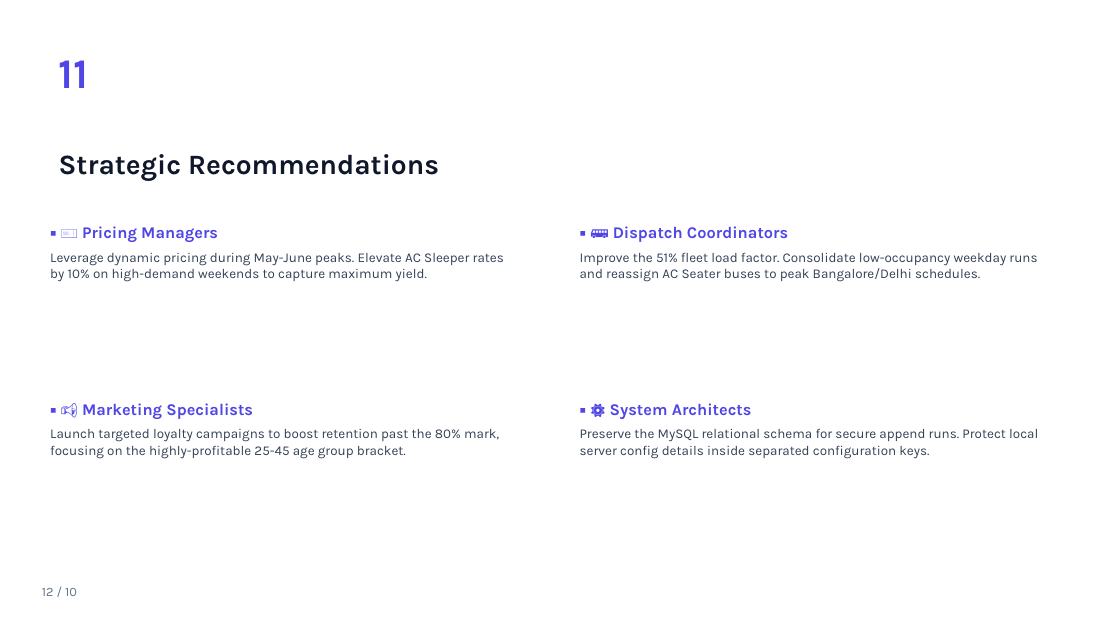
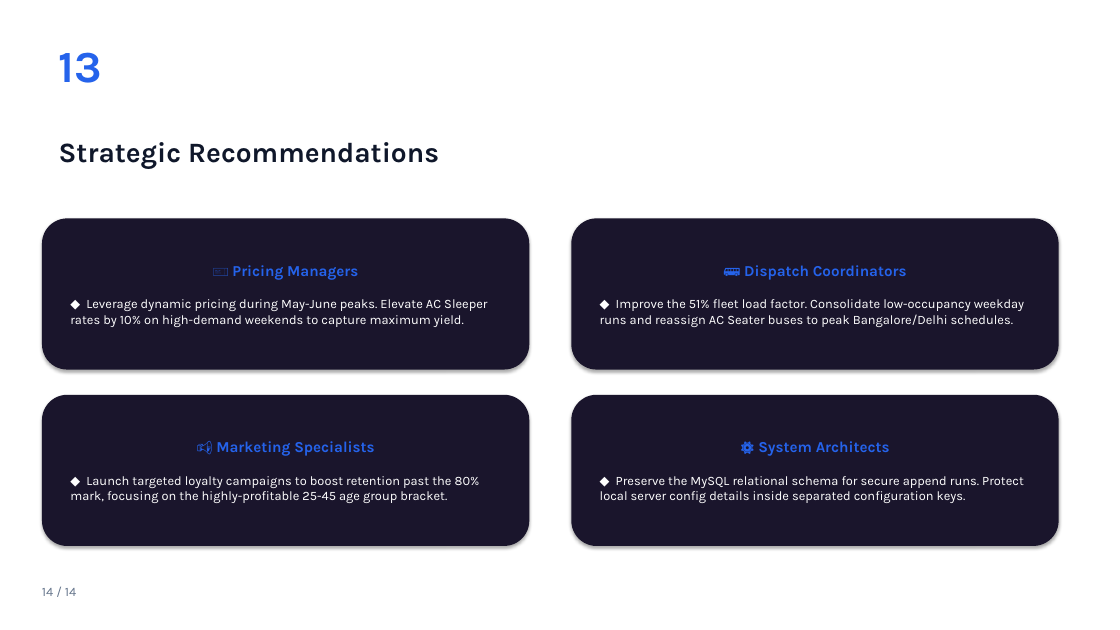
Before and after one commit to SHETYGURU/Revature-Bus-Booking-Analytical-System-, a slide deck: slide 14 of Bus Booking Analytics System (PowerBI)/documents/Bus_Booking_Analytics_PowerBI_light.pptx (slide 12 before the commit). Drawn at 1120x630 pixels with LibreOffice and Linux fonts; fonts in the diff are those of the drawing. Boxes give left, top, right and bottom in pixels: in the first picture for what was removed or moved away, otherwise in the second. Text is boxed around its words. In the diff, an @@ line names an element or a change of style, - is before the commit and + after.

```diff
--- a/Bus Booking Analytics System (PowerBI)/documents/Bus_Booking_Analytics_PowerBI_light.pptx
+++ b/Bus Booking Analytics System (PowerBI)/documents/Bus_Booking_Analytics_PowerBI_light.pptx
@@ text added at box(59, 52, 102, 83), 38 pt, text #2563EB, bold @@
+13
@@ text removed at box(59, 60, 89, 88) @@
-11
@@ text "Strategic Recommendations": place and size @@
-text "Strategic Recommendations" at box(59, 154, 439, 181)
+text "Strategic Recommendations" at box(59, 142, 439, 168)
@@ text in rounded rectangle at box(70, 265, 487, 327): text changed; size 11.5 to 11 pt; text colour #334155 to #FFFFFF @@
-▪ 🎫 Pricing Managers
-Leverage dynamic pricing during May-June peaks. Elevate AC Sleeper rates by 10% on high-demand weekends to capture maximum yield.
+🎫 Pricing Managers
+◆ Leverage dynamic pricing during May-June peaks. Elevate AC Sleeper rates by 10% on high-demand weekends to capture maximum yield.
@@ text in rounded rectangle at box(600, 265, 1024, 327): text changed; size 11.5 to 11 pt; text colour #334155 to #FFFFFF @@
-▪ 🚌 Dispatch Coordinators
-Improve the 51% fleet load factor. Consolidate low-occupancy weekday runs and reassign AC Seater buses to peak Bangalore/Delhi schedules.
+🚌 Dispatch Coordinators
+◆ Improve the 51% fleet load factor. Consolidate low-occupancy weekday runs and reassign AC Seater buses to peak Bangalore/Delhi schedules.
@@ 4 rounded rectangles: place and size @@
-4 rounded rectangles at box(50, 226, 1038, 458)
+4 rounded rectangles at box(42, 218, 1059, 546)
@@ vertical alignment top to middle; fill none to #1A152C; shadow on in 4 elements at box(42, 218, 529, 370), box(571, 218, 1059, 370), box(42, 395, 529, 546), box(571, 395, 1059, 546) @@
@@ text in rounded rectangle at box(70, 441, 480, 503): text changed; size 11.5 to 11 pt; text colour #334155 to #FFFFFF @@
-▪ 📢 Marketing Specialists
-Launch targeted loyalty campaigns to boost retention past the 80% mark, focusing on the highly-profitable 25-45 age group bracket.
+📢 Marketing Specialists
+◆ Launch targeted loyalty campaigns to boost retention past the 80% mark, focusing on the highly-profitable 25-45 age group bracket.
@@ text in rounded rectangle at box(600, 441, 1024, 503): text changed; size 11.5 to 11 pt; text colour #334155 to #FFFFFF @@
-▪ ⚙️ System Architects
-Preserve the MySQL relational schema for secure append runs. Protect local server config details inside separated configuration keys.
+⚙️ System Architects
+◆ Preserve the MySQL relational schema for secure append runs. Protect local server config details inside separated configuration keys.
@@ text at box(42, 588, 76, 596): text changed @@
-12 / 10
+14 / 14
```
Also in this commit, not shown: 10 other slides changed, 4 slides added, 2 slides removed.
